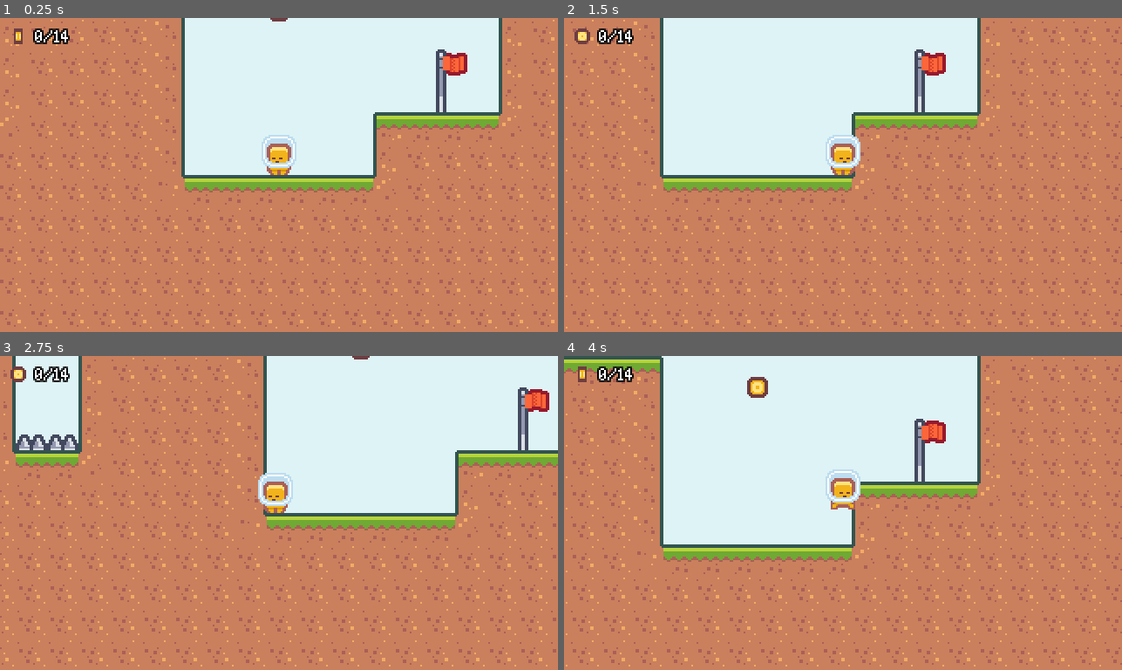
Above: before the commit, frames 1-4 (two rows, left to right).
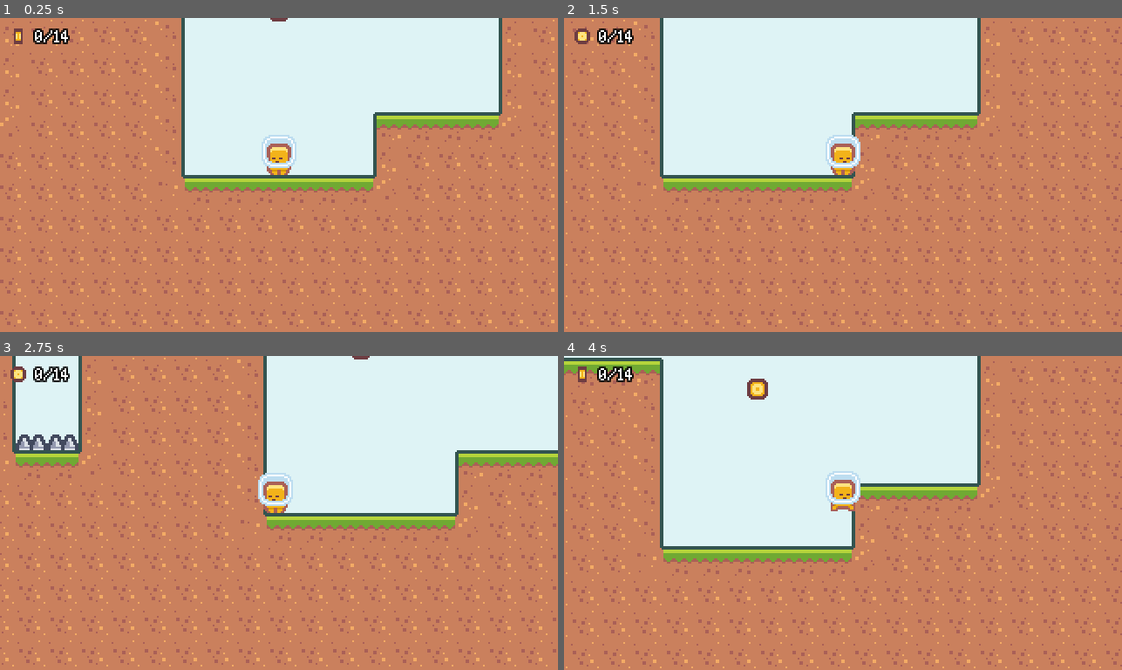
Above: after the commit, the same moments.

Repository: Yrainyw/2D-Platformer
Game: Godot game, scene res://Scenes/main.tscn
Two runs of this game, one before a commit and one after it. Both use one fixed random seed, a clock stepped at 60 frames per second and the inputs below.
Inputs:
- Up to frame 1 (0.25 s): no input
- Up to frame 2 (1.5 s): tap Enter at 0.5 s; hold D (move_right) from 0.53 s (still down); tap K (dash) at 0.6, 1.35 s; tap J (jump) at 0.77 s
- Up to frame 3 (2.75 s): tap J (jump) at 1.52 s; release D (move_right) at 2.03 s; hold A (move_left) from 2.03 s (still down); tap K (dash) at 2.1 s
- Up to frame 4 (4 s): release A (move_left) at 2.78 s; hold D (move_right) from 2.78 s (still down); tap K (dash) at 2.85, 3.6 s; tap J (jump) at 3.02, 3.77 s

The runs differ from the first frame. In frame 1, 0.6% of the frame differs, in the area x 78-84%, y 10-30%; in frame 2, 0.6%; in frame 3, 0.6%; in frame 4, 8.8%, in the area x 0-100%, y 0-100%.

Commit message:
Camera Shake

Diff:
--- a/Levels/level_001.tscn
+++ b/Levels/level_001.tscn
@@ -12,7 +12,7 @@
 tile_data = PoolIntArray( -1703980, 0, 0, -1703979, 0, 1, -1703978, 0, 1, -1703977, 0, 1, -1703976, 0, 1, -1703975, 0,  …(21538 unchanged characters)…
 
 [node name="Flag" parent="." index="3"]
-position = Vector2( 90, -36 )
+position = Vector2( 27, -270 )
 
 [node name="Coin" parent="Collectables" index="0" instance=ExtResource( 5 )]
 position = Vector2( 0, -90 )
--- a/Scenes/GameCamera.tscn
+++ b/Scenes/GameCamera.tscn
@@ -1,8 +1,12 @@
-[gd_scene load_steps=2 format=2]
+[gd_scene load_steps=3 format=2]
 
 [ext_resource path="res://Scripts/GameCamera.gd" type="Script" id=1]
+
+[sub_resource type="OpenSimplexNoise" id=1]
+seed = 7124
 
 [node name="GameCamera" type="Camera2D"]
 current = true
 script = ExtResource( 1 )
 backgroundColor = Color( 0.87451, 0.956863, 0.964706, 1 )
+shakeNoise = SubResource( 1 )
--- a/Scripts/GameCamera.gd
+++ b/Scripts/GameCamera.gd
@@ -2,18 +2,50 @@
 extends Camera2D
 
 export(Color, RGB) var backgroundColor
-export(float, 0.0, 1.0) var weight = 0.15
+export(OpenSimplexNoise) var shakeNoise
 
-var targetPosition := Vector2.ZERO
-var targetNode = null  # 改成持有具体引用,而不是每帧搜索分组
+var targetPosition = Vector2.ZERO
+
+var xNoiseSampleVector = Vector2.RIGHT
+var yNoiseSampleVector = Vector2.DOWN
+var xNoiseSamplePosition = Vector2.ZERO
+var yNoiseSamplePosition = Vector2.ZERO
+
+var noiseSampleTravelRate = 500
+var maxShakeOffset = 4
+var currentShakePercentage = 0
+var shakeDecay = 6
+
 
 func _ready():
 	VisualServer.set_default_clear_color(backgroundColor)
 
-func _process(_delta):
-	if targetNode != null and is_instance_valid(targetNode):
-		targetPosition = targetNode.global_position
-	global_position = lerp(global_position, targetPosition, weight)
 
-func set_target(node):
-	targetNode = node
+func _process(delta):
+	acquire_target_position()
+
+	global_position = lerp(targetPosition, global_position, pow(2, -15 * delta))
+
+
+	if (currentShakePercentage > 0):
+		xNoiseSamplePosition += xNoiseSampleVector * noiseSampleTravelRate * delta
+		yNoiseSamplePosition += yNoiseSampleVector * noiseSampleTravelRate * delta
+		var xSample = shakeNoise.get_noise_2d(xNoiseSamplePosition.x, xNoiseSamplePosition.y)
+		var ySample = shakeNoise.get_noise_2d(yNoiseSamplePosition.x, yNoiseSamplePosition.y)
+
+		var calculatedOffset = Vector2(xSample, ySample) * maxShakeOffset * pow(currentShakePercentage, 2)
+		offset = calculatedOffset
+
+		currentShakePercentage = clamp(currentShakePercentage - shakeDecay * delta, 0, 1)
+
+
+func apply_shake(percentage):
+	currentShakePercentage = clamp(currentShakePercentage + percentage, 0, 1)
+
+
+func acquire_target_position():
+	var players = get_tree().get_nodes_in_group("player")
+
+	if (players.size() > 0):
+		var player = players[0]
+		targetPosition = player.global_position
--- a/Scripts/baseLevel.gd
+++ b/Scripts/baseLevel.gd
@@ -34,7 +34,6 @@
 func register_player(player):
 	currentPlayerNode = player
 	currentPlayerNode.connect("died", self, "on_player_died", [], CONNECT_DEFERRED)
-	$GameCamera.set_target(player)  # 路径根据你实际节点结构调整
 
 
 func create_player():
